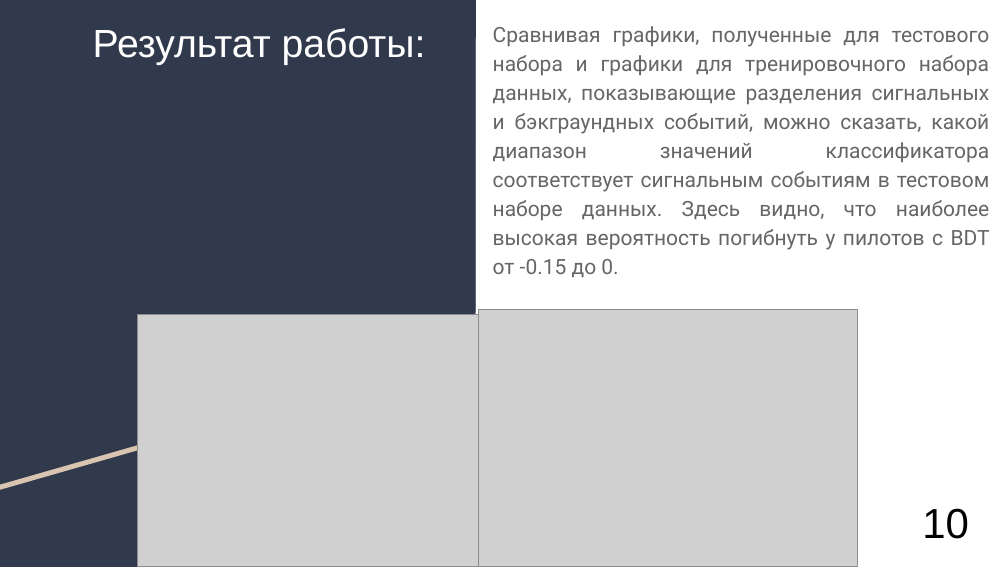
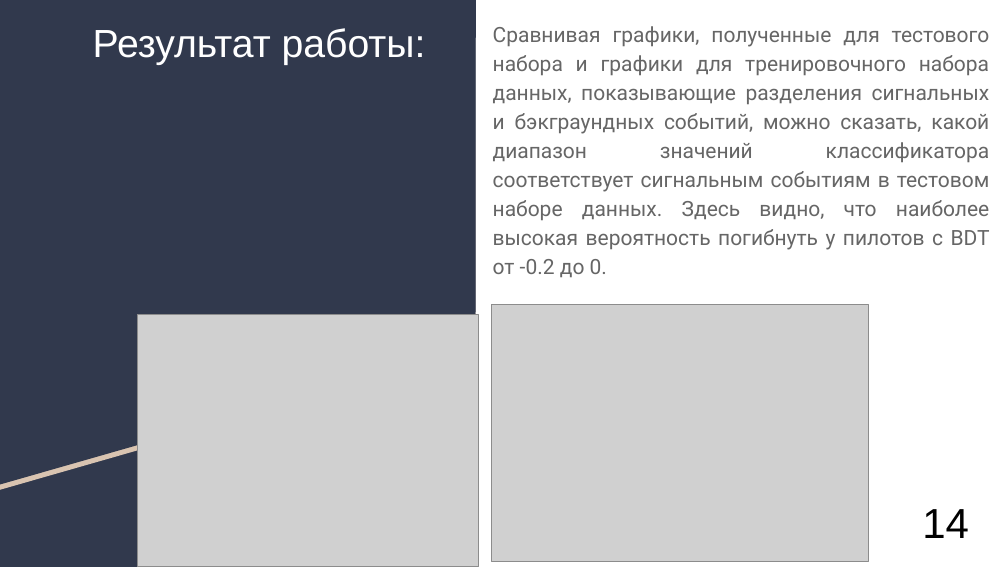
Before and after one commit to AlexanderUzunyan/TestProject, a slide deck: slide 15 of neuro/doc/TMVA.odp (slide 11 before the commit). Drawn at 1008x567 pixels with LibreOffice and Linux fonts; fonts in the diff are those of the drawing; grey boxes stand for pictures. Boxes give left, top, right and bottom in pixels: in the first picture for what was removed or moved away, otherwise in the second. Text is boxed around its words. In the diff, an @@ line names an element or a change of style, - is before the commit and + after.

Commit message:
new version

```diff
--- a/neuro/doc/TMVA.odp
+++ b/neuro/doc/TMVA.odp
@@ text at (493,26,990,278): text changed @@
-Сравнивая графики, полученные для тестового набора и графики для тренировочного набора данных, показывающие разделения сигнальных и бэкграундных событий, можно сказать, какой диапазон значений классификатора соответствует сигнальным событиям в тестовом наборе данных. Здесь видно, что наиболее высокая вероятность погибнуть у пилотов с BDT от -0.15 до 0.
+Сравнивая графики, полученные для тестового набора и графики для тренировочного набора данных, показывающие разделения сигнальных и бэкграундных событий, можно сказать, какой диапазон значений классификатора соответствует сигнальным событиям в тестовом наборе данных. Здесь видно, что наиболее высокая вероятность погибнуть у пилотов с BDT от -0.2 до 0.
@@ picture: place and size @@
-picture at (479,309,858,566)
+picture at (491,304,869,561)
@@ title at (922,509,969,538): text changed @@
-10
+14
```
Also in this commit, not shown: 7 other slides changed, 3 slides added, 1 slide removed.
